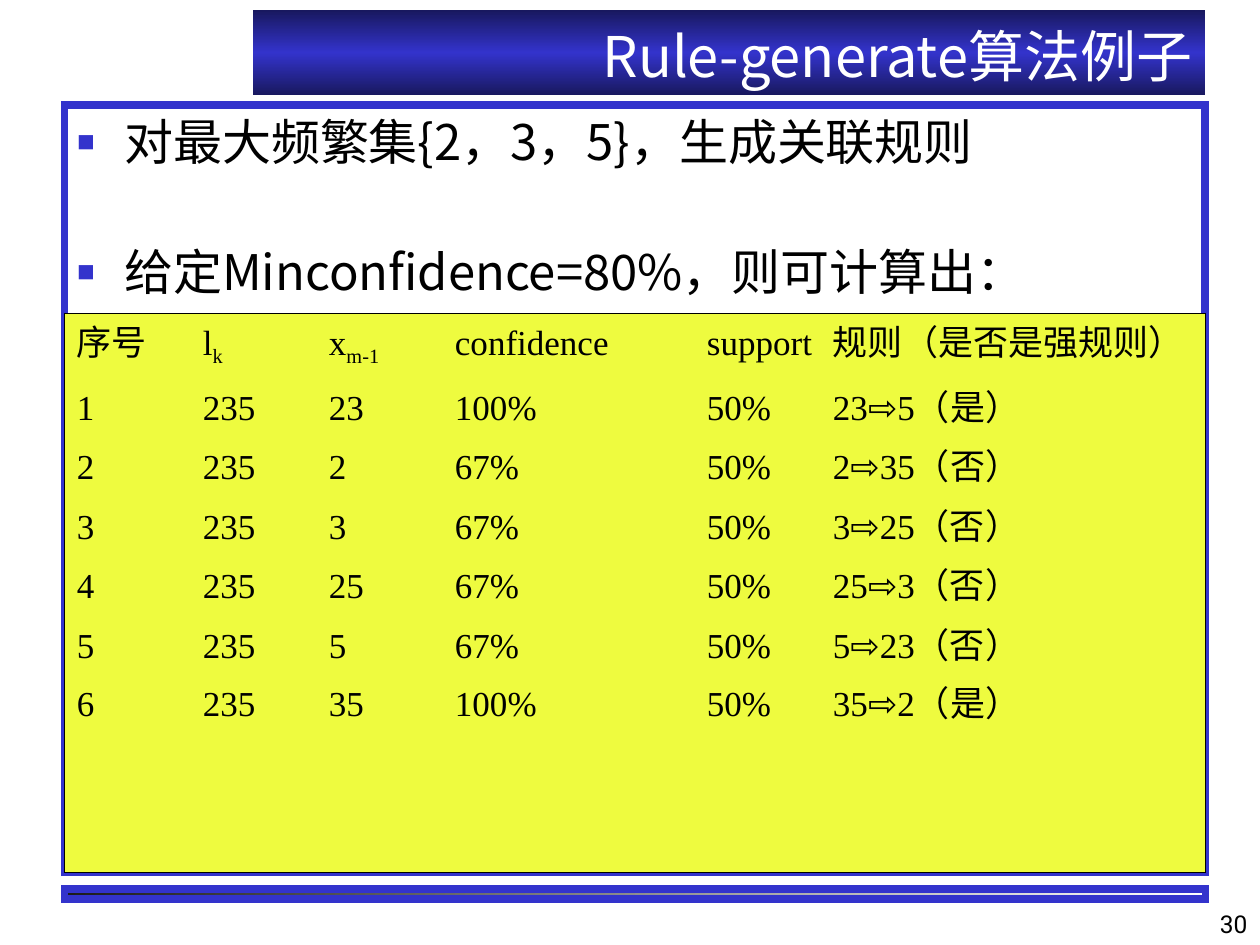
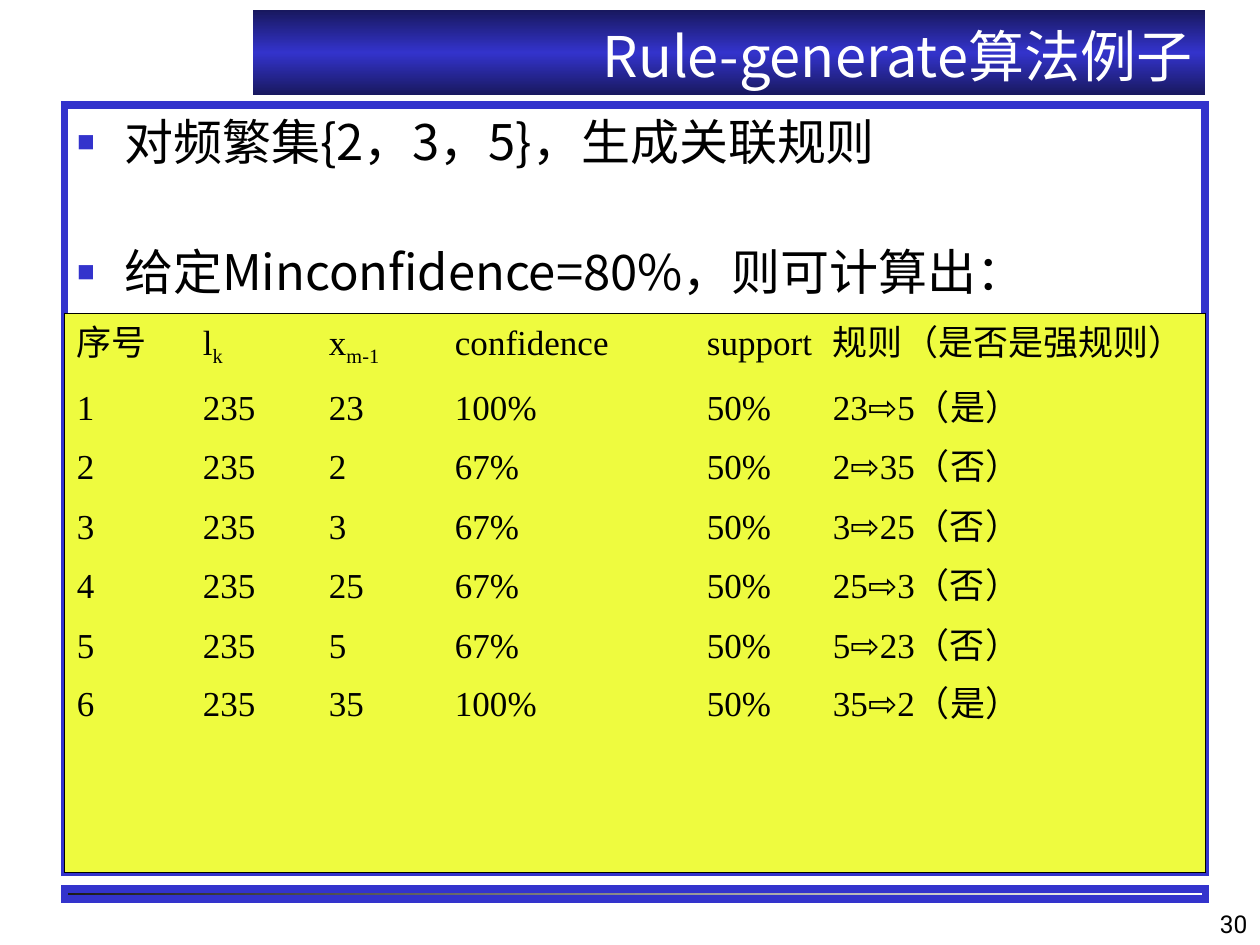
Before and after one commit to shfkuang/shfkuang.github.io, a slide deck: slide 30 of dm/ch3.1.ppt. Drawn at 1260x945 pixels with LibreOffice and Linux fonts; fonts in the diff are those of the drawing; background and template pictures are left out. Boxes give left, top, right and bottom in pixels: in the first picture for what was removed or moved away, otherwise in the second. Text is boxed around its words. In the diff, an @@ line names an element or a change of style, - is before the commit and + after.

```diff
--- a/dm/ch3.1.ppt
+++ b/dm/ch3.1.ppt
@@ text at (x1=124, y1=118, x2=875, y2=169): text changed @@
-■ 对最大频繁集{2，3，5}，生成关联规则
+■ 对频繁集{2，3，5}，生成关联规则
```
Also in this commit, not shown: 1 other slide changed, 1 other file.
